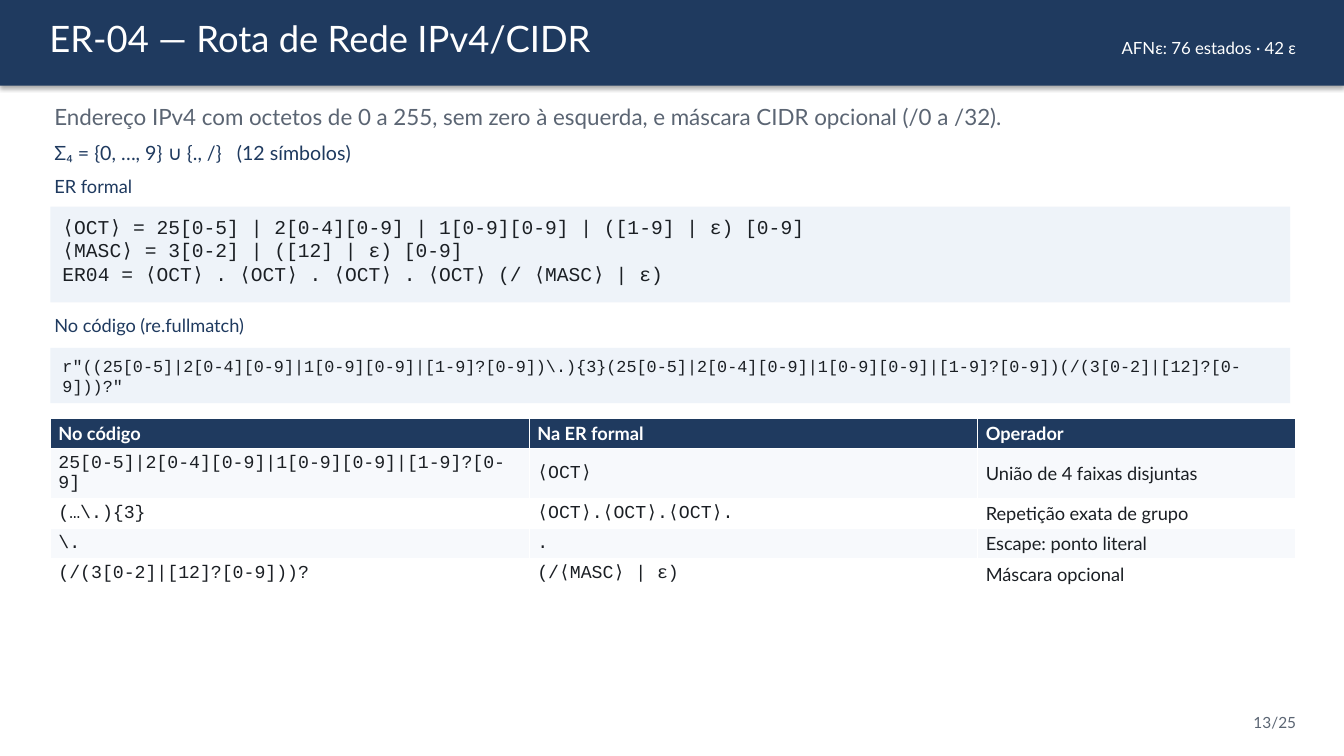
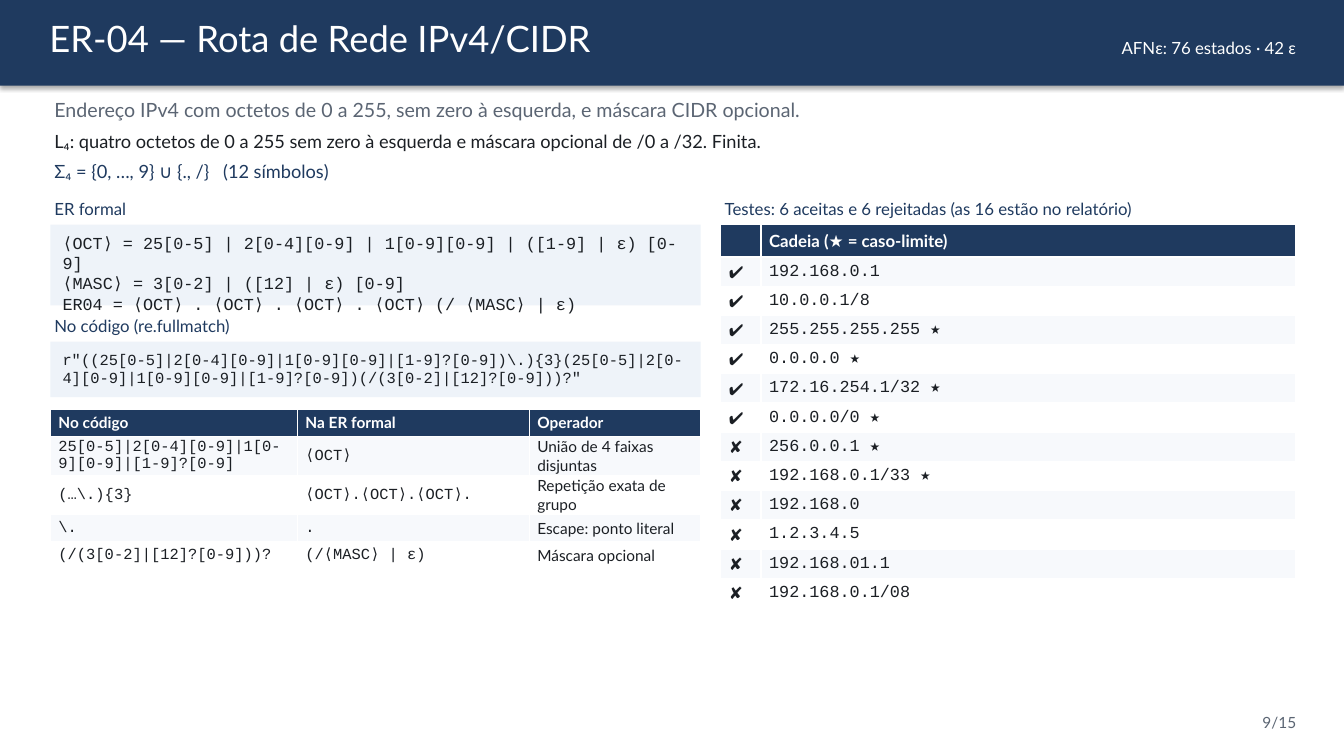
Before and after one commit to cauebarroso/Auditor-de-sensores-industriais-com-express-es-regulares, a slide deck: slide 9 of docs/Apresentacao.pptx (slide 13 before the commit). Drawn at 1344x756 pixels with LibreOffice and Linux fonts; fonts in the diff are those of the drawing. Boxes give left, top, right and bottom in pixels: in the first picture for what was removed or moved away, otherwise in the second. Text is boxed around its words. In the diff, an @@ line names an element or a change of style, - is before the commit and + after.

```diff
--- a/docs/Apresentacao.pptx
+++ b/docs/Apresentacao.pptx
@@ text at [54,102,800,121]: text changed; size 16 to 14 pt @@
-Endereço IPv4 com octetos de 0 a 255, sem zero à esquerda, e máscara CIDR opcional (/0 a /32).
+Endereço IPv4 com octetos de 0 a 255, sem zero à esquerda, e máscara CIDR opcional.
@@ text added at [54,134,761,151], 13 pt, text #1B1F24 @@
+L₄: quatro octetos de 0 a 255 sem zero à esquerda e máscara opcional de /0 a /32. Finita.
@@ text "Σ₄ = {0, …, 9} ...": place and size @@
-text "Σ₄ = {0, …, 9} ..." at [54,145,351,163]
+text "Σ₄ = {0, …, 9} ..." at [54,164,329,181]
@@ text "Σ₄ = {0, …, 9} ..." at [54,164,329,181]: size 14 to 13 pt @@
@@ text "ER formal": place and size @@
-text "ER formal" at [54,179,132,193]
+text "ER formal" at [54,202,126,215]
@@ text "ER formal" at [54,202,126,215]: size 13 to 12 pt @@
@@ text added at [725,202,1132,218], 12 pt, text #1F3A5F @@
+Testes: 6 aceitas e 6 rejeitadas (as 16 estão no relatório)
@@ rectangle "⟨OCT⟩ = 25[0-5] | 2[0-4][0-9] ...": place and size @@
-rectangle "⟨OCT⟩ = 25[0-5] | 2[0-4][0-9] ..." at [50,207,1291,302]
+rectangle "⟨OCT⟩ = 25[0-5] | 2[0-4][0-9] ..." at [50,225,701,306]
@@ rectangle "⟨OCT⟩ = 25[0-5] | 2[0-4][0-9] ..." at [50,225,701,306]: size 14 to 12 pt @@
@@ table added at [721,225,1296,605], 13 rows, 2 columns @@
+ | Cadeia (★ = caso-limite)
+✔ | 192.168.0.1
+✔ | 10.0.0.1/8
+✔ | 255.255.255.255 ★
+✔ | 0.0.0.0 ★
+✔ | 172.16.254.1/32 ★
+✔ | 0.0.0.0/0 ★
+✘ | 256.0.0.1 ★
+✘ | 192.168.0.1/33 ★
+✘ | 192.168.0
+✘ | 1.2.3.4.5
+✘ | 192.168.01.1
+✘ | 192.168.0.1/08
@@ text "No código (re.fullmatch)" at [54,319,230,335]: size 13 to 12 pt @@
@@ rectangle "r"((25[0-5]|2[0-4][0-9]|1[0-9][0-9]|[1-9]?[0-9])\.){3}(25[0- ...": place and size @@
-rectangle "r"((25[0-5]|2[0-4][0-9]|1[0-9][0-9]|[1-9]?[0-9])\.){3}(25[0- ..." at [50,348,1291,403]
+rectangle "r"((25[0-5]|2[0-4][0-9]|1[0-9][0-9]|[1-9]?[0-9])\.){3}(25[0- ..." at [50,342,701,397]
@@ rectangle "r"((25[0-5]|2[0-4][0-9]|1[0-9][0-9]|[1-9]?[0-9])\.){3}(25[0- ..." at [50,342,701,397]: size 12 to 11 pt @@
@@ table at [50,409,701,568] @@
@@ size 13 to 11 pt @@
@@ table: place and size @@
-table at [50,418,1296,588]
+table at [50,409,701,568]
@@ text at [1262,717,1296,729]: text changed @@
-13/25
+9/15
```
Also in this commit, not shown: 11 other slides changed, 2 slides added, 12 slides removed, 4 other files.
